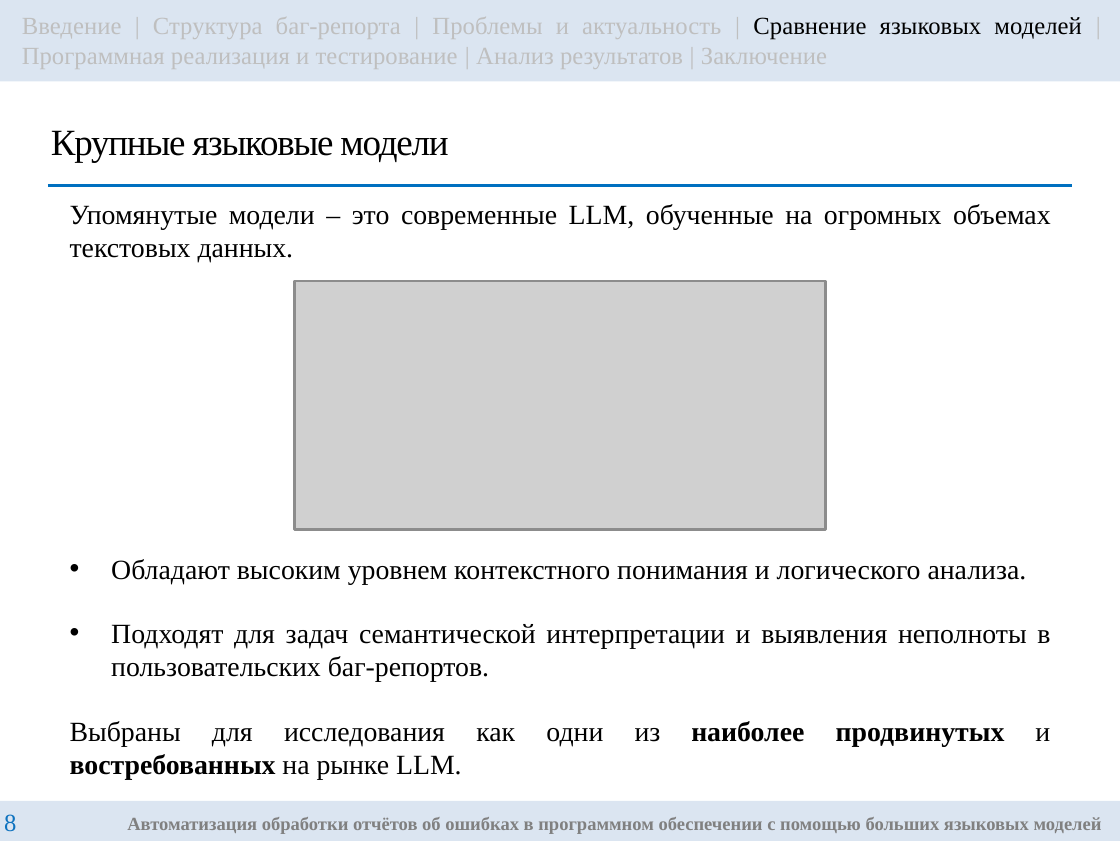
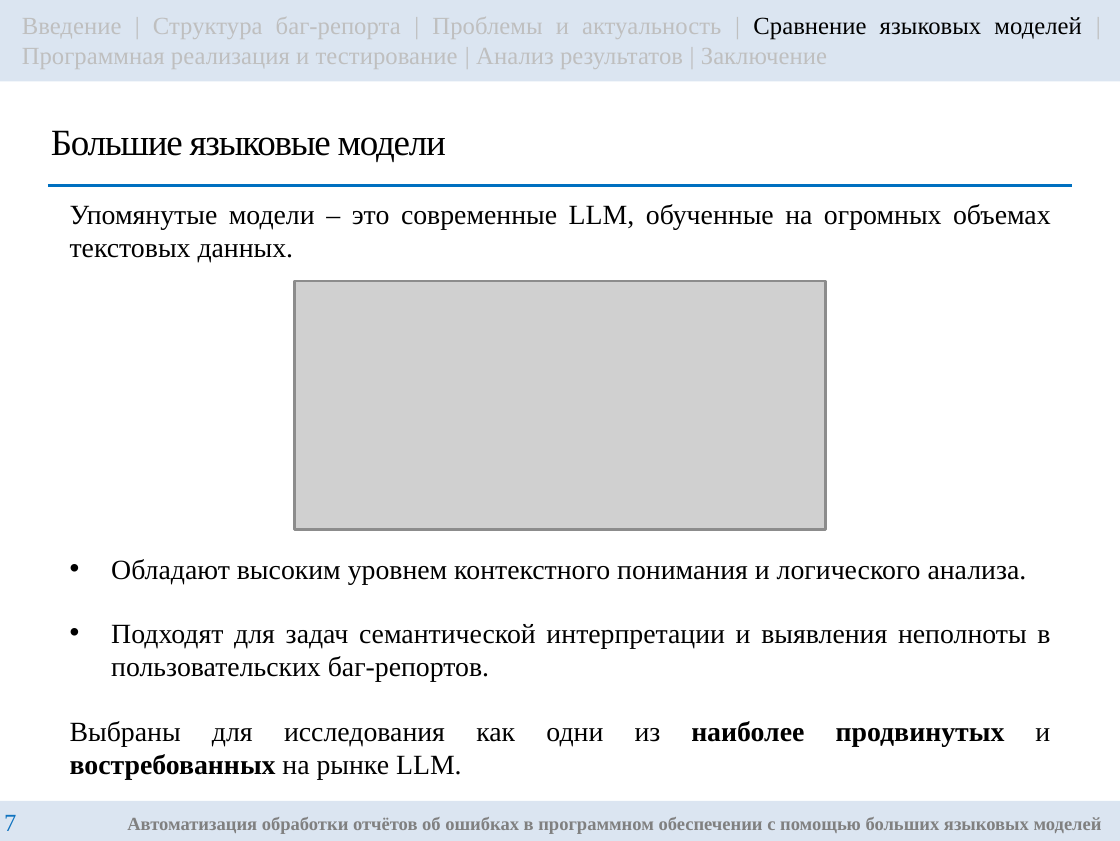
Before and after one commit to g3ntIeman/VKR_Gunko_Nikita, a slide deck: slide 7 of masters/ВКР/Презентация/GunkoNM_RK6-42M_Presentation.pptx (slide 8 before the commit). Drawn at 1120x841 pixels with LibreOffice and Linux fonts; fonts in the diff are those of the drawing; grey boxes stand for pictures. Boxes give left, top, right and bottom in pixels: in the first picture for what was removed or moved away, otherwise in the second. Text is boxed around its words. In the diff, an @@ line names an element or a change of style, - is before the commit and + after.

```diff
--- a/masters/ВКР/Презентация/GunkoNM_RK6-42M_Presentation.pptx
+++ b/masters/ВКР/Презентация/GunkoNM_RK6-42M_Presentation.pptx
@@ title at [51, 130, 446, 162]: text changed @@
-Крупные языковые модели
+Большие языковые модели
@@ page number at [4, 815, 16, 831]: text changed @@
-8
+7
```
Also in this commit, not shown: 5 other slides changed, 2 slides removed.
